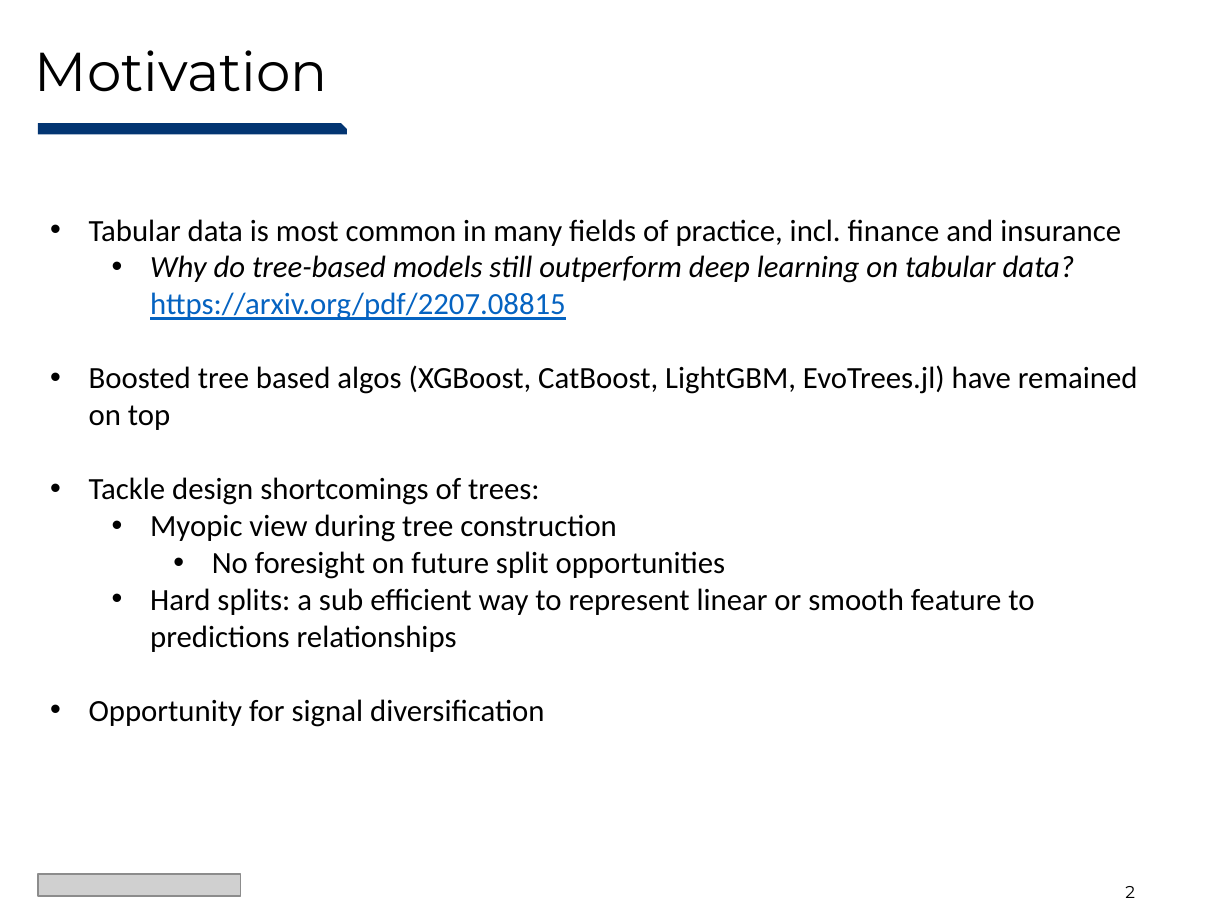
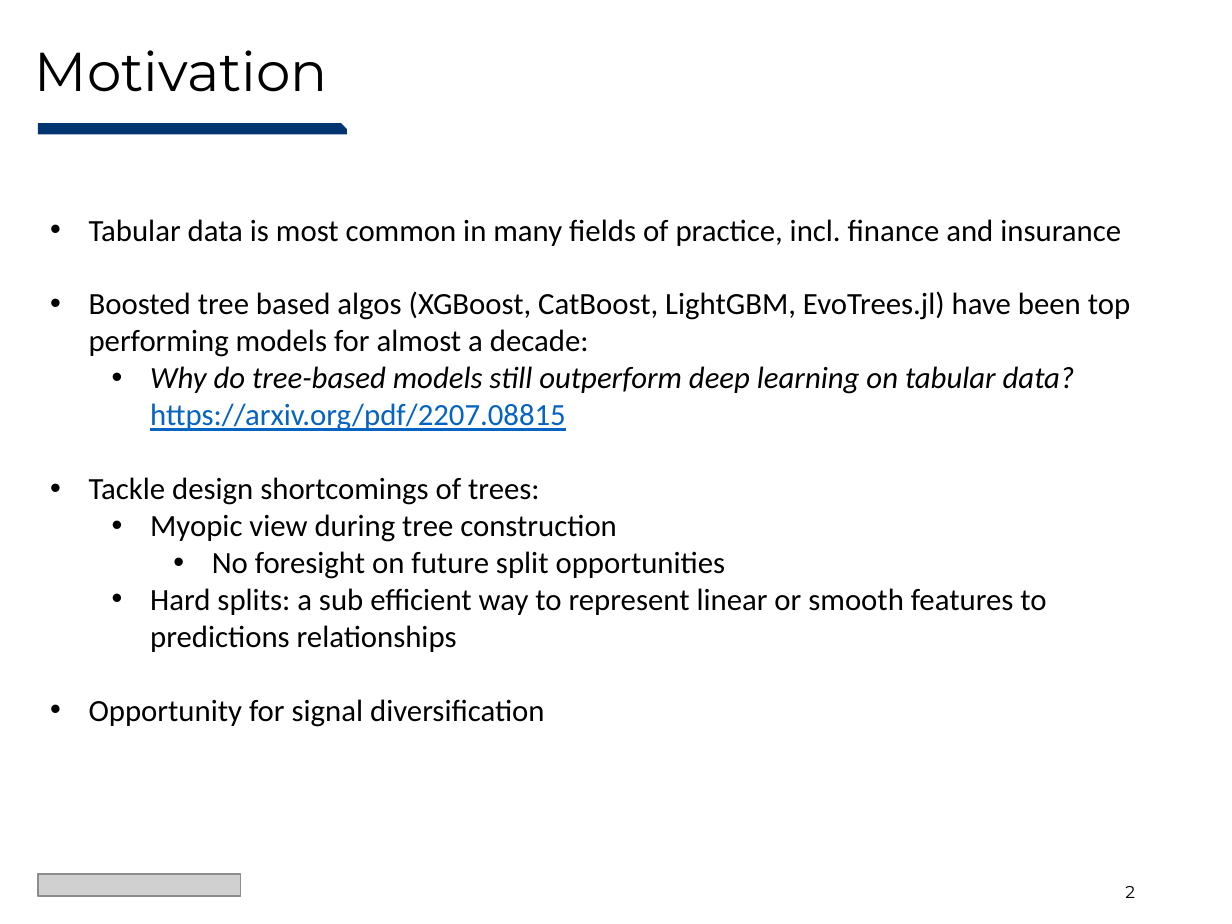
Before and after one commit to Evovest/NeuroTreeModels.jl, a slide deck: slide 2 of docs/juliacon/NeuroTrees-JuliaCon2024.pptx. Drawn at 1232x924 pixels with LibreOffice and Linux fonts; fonts in the diff are those of the drawing; grey boxes stand for pictures. Boxes give left, top, right and bottom in pixels: in the first picture for what was removed or moved away, otherwise in the second. Text is boxed around its words. In the diff, an @@ line names an element or a change of style, - is before the commit and + after.

```diff
--- a/docs/juliacon/NeuroTrees-JuliaCon2024.pptx
+++ b/docs/juliacon/NeuroTrees-JuliaCon2024.pptx
@@ text at bbox=[89, 291, 1130, 357]: paragraph added @@
+• Boosted tree based algos (XGBoost, CatBoost, LightGBM, EvoTrees.jl) have been top performing models for almost a decade:
@@ text at bbox=[89, 365, 1138, 430]: paragraph removed @@
-• Boosted tree based algos (XGBoost, CatBoost, LightGBM, EvoTrees.jl) have remained on top
@@ text at bbox=[150, 588, 1046, 652]: text changed @@
-  • Hard splits: a sub efficient way to represent linear or smooth feature to predictions relationships
+  • Hard splits: a sub efficient way to represent linear or smooth features to predictions relationships
```
Also in this commit, not shown: 8 other slides changed, 3 slides added, 1 slide removed, 1 other file.
